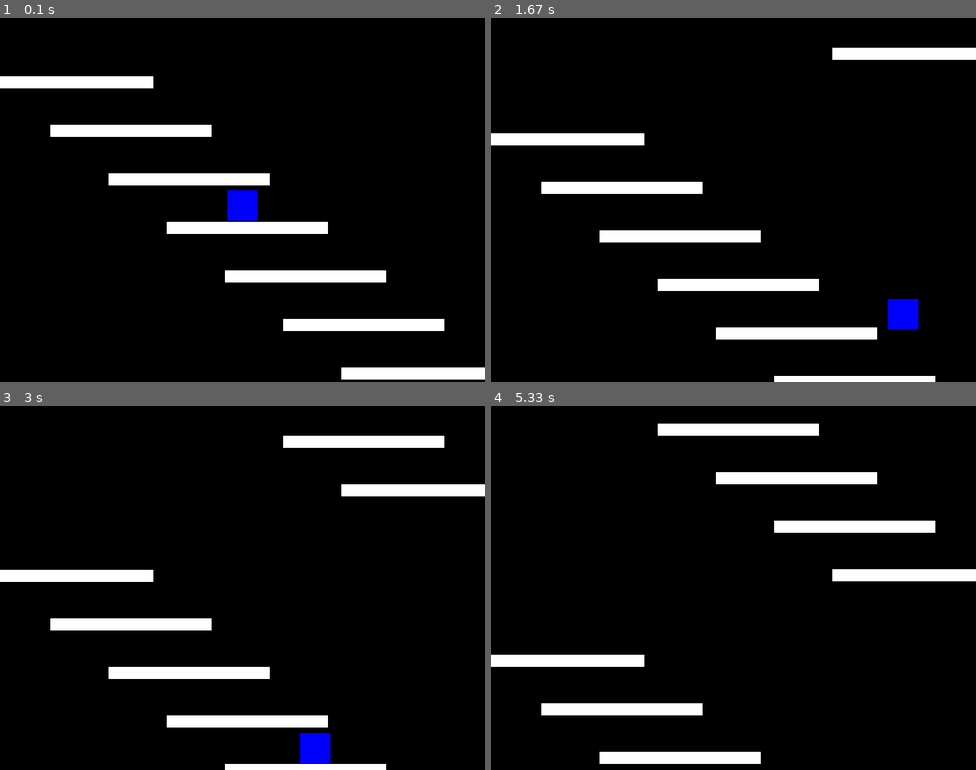
Above: before the commit, frames 1-4 (two rows, left to right).
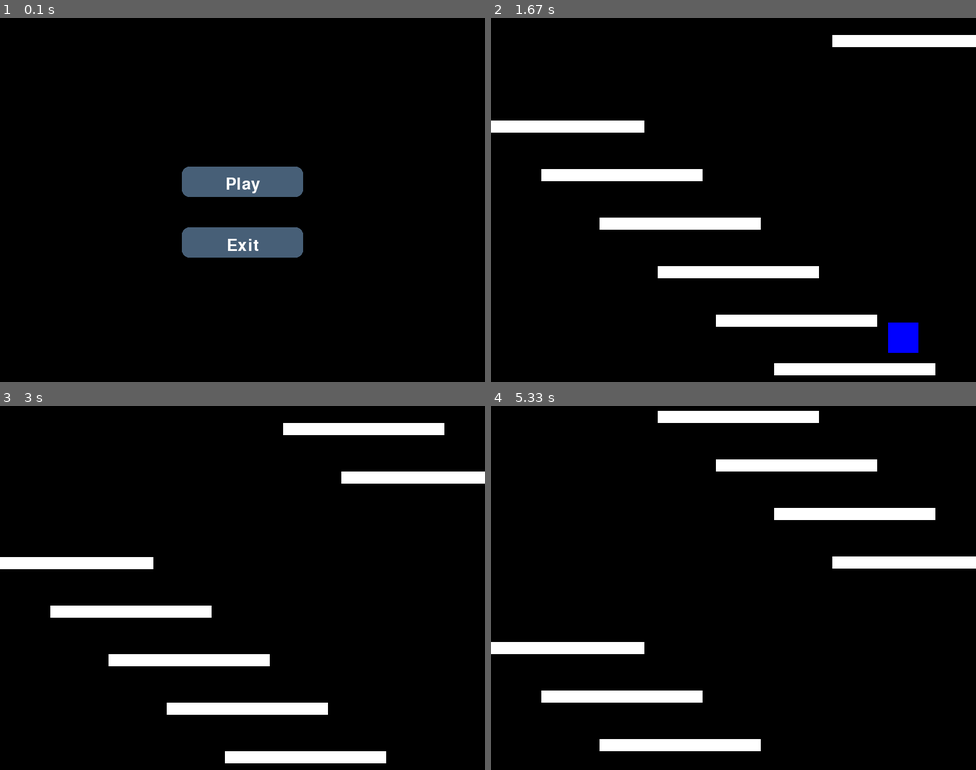
Above: after the commit, the same moments.

Repository: gromaxe/pygame_games
Game: pygame game, started from examples/platformer.py
Same seed, same stepped clock (60 frames per second), same inputs: the game is played once before the commit and once after it.
Inputs (mouse positions are in pixels of both pictures, inside the frame that each line leads up to):
- Up to frame 1 (0.1 s): no input
- Up to frame 2 (1.67 s): press the mouse at (733, 181) at 0.37 s; move the mouse to (791, 185) at 0.47 s; release the mouse at (845, 192) at 0.6 s; hold D 0.67-1.13 s; move the mouse to (714, 101) at 0.7 s; hold D 1.17-1.63 s
- Up to frame 3 (3 s): hold A 1.67-2.2 s
- Up to frame 4 (5.33 s): no input

The runs differ from the first frame. In frame 1, 11% of the frame differs, in the area x 0-100%, y 16-100%; in frame 2, 15%, in the area x 0-100%, y 4-100%; in frame 3, 15%; in frame 4, 15%.

Commit message:
меню

Diff:
--- a/examples/platformer.py
+++ b/examples/platformer.py
@@ -10,11 +10,13 @@
 pygame.init()
 screen = pygame.display.set_mode((SCREEN_WIDTH, SCREEN_HEIGHT))
 pygame.display.set_caption("Simple Platformer")
+clock = pygame.time.Clock()
 
 BLACK = (0, 0, 0)
 WHITE = (255, 255, 255)
 BLUE = (0, 0, 255)
-clock = pygame.time.Clock()
+
+game_state = "menu"
 
 
 class Player(pygame.sprite.Sprite):
@@ -59,41 +61,110 @@
             self.rect.bottom = 0
 
 
-all_sprites = pygame.sprite.Group()
-platforms = pygame.sprite.Group()
+class Button:
+    def __init__(self, text, width, height, pos, elevation, action):
+        self.text = text
+        self.width = width
+        self.height = height
+        self.position = pos
+        self.elevation = elevation
+        self.dynamic_elevation = elevation
+        self.original_y_position = pos[1]
+        self.top_color = '#475F77'
+        self.action = action
+        self.text_surf = pygame.font.Font(None, 40).render(text, True, '#FFFFFF')
+        self.text_rect = self.text_surf.get_rect(center=(pos[0] + width // 2, pos[1] + height // 2))
 
-player = Player()
-platform_positions = [(i*1.2, i) for i in range(100, SCREEN_HEIGHT, 80)]
-for pos in platform_positions:
-    platform = Platform(pos[0], pos[1], SCREEN_WIDTH // 3, 20)
-    all_sprites.add(platform)
-    platforms.add(platform)
+    def draw(self, screen):
+        self.top_rect = pygame.Rect(self.position, (self.width, self.height))
+        self.top_rect.y = self.original_y_position - self.dynamic_elevation
+        pygame.draw.rect(screen, self.top_color, self.top_rect, border_radius=12)
+        screen.blit(self.text_surf, self.text_rect)
+        self.check_click()
 
-all_sprites.add(player)
+    def check_click(self):
+        mouse_pos = pygame.mouse.get_pos()
+        if self.top_rect.collidepoint(mouse_pos):
+            self.top_color = '#D74B4B'
+            if pygame.mouse.get_pressed()[0]:
+                self.dynamic_elevation = 0
+                if not self.action:
+                    self.action = True
+            else:
+                self.dynamic_elevation = self.elevation
+                if self.action:
+                    self.action()
+                    self.action = False
+        else:
+            self.dynamic_elevation = self.elevation
+            self.top_color = '#475F77'
 
-running = True
-while running:
-    for event in pygame.event.get():
-        if event.type == pygame.QUIT:
-            running = False
 
-    pressed_keys = pygame.key.get_pressed()
-    player.update(pressed_keys)
+def main_menu():
+    global game_state
+    play_button = Button("Play", 200, 50, (300, 250), 5, lambda: change_game_state("play"))
+    exit_button = Button("Exit", 200, 50, (300, 350), 5, sys.exit)
 
-    for platform in platforms:
-        platform.update()
+    while game_state == "menu":
+        for event in pygame.event.get():
+            if event.type == pygame.QUIT:
+                pygame.quit()
+                sys.exit()
 
-    collisions = pygame.sprite.spritecollide(player, platforms, False)
-    if collisions:
-        player.rect.bottom = collisions[0].rect.top
-        player.vel_y = 0
+        screen.fill(BLACK)
+        play_button.draw(screen)
+        exit_button.draw(screen)
 
-    screen.fill(BLACK)
-    for entity in all_sprites:
-        screen.blit(entity.surf, entity.rect)
+        pygame.display.flip()
+        clock.tick(FPS)
 
-    pygame.display.flip()
-    clock.tick(FPS)
 
-pygame.quit()
-sys.exit()
+def change_game_state(state):
+    global game_state
+    game_state = state
+
+
+def game_loop():
+    all_sprites = pygame.sprite.Group()
+    platforms = pygame.sprite.Group()
+
+    player = Player()
+    platform_positions = [(i * 1.2, i) for i in range(100, SCREEN_HEIGHT, 80)]
+    for pos in platform_positions:
+        platform = Platform(pos[0], pos[1], SCREEN_WIDTH // 3, 20)
+        all_sprites.add(platform)
+        platforms.add(platform)
+
+    all_sprites.add(player)
+
+    while game_state == "play":
+        for event in pygame.event.get():
+            if event.type == pygame.QUIT:
+                pygame.quit()
+                sys.exit()
+
+        pressed_keys = pygame.key.get_pressed()
+        player.update(pressed_keys)
+
+        for platform in platforms:
+            platform.update()
+
+        collisions = pygame.sprite.spritecollide(player, platforms, False)
+        if collisions:
+            player.rect.bottom = collisions[0].rect.top
+            player.vel_y = 0
+
+        screen.fill(BLACK)
+        for entity in all_sprites:
+            screen.blit(entity.surf, entity.rect)
+
+        pygame.display.flip()
+        clock.tick(FPS)
+
+
+if __name__ == "__main__":
+    while True:
+        if game_state == "menu":
+            main_menu()
+        elif game_state == "play":
+            game_loop()
